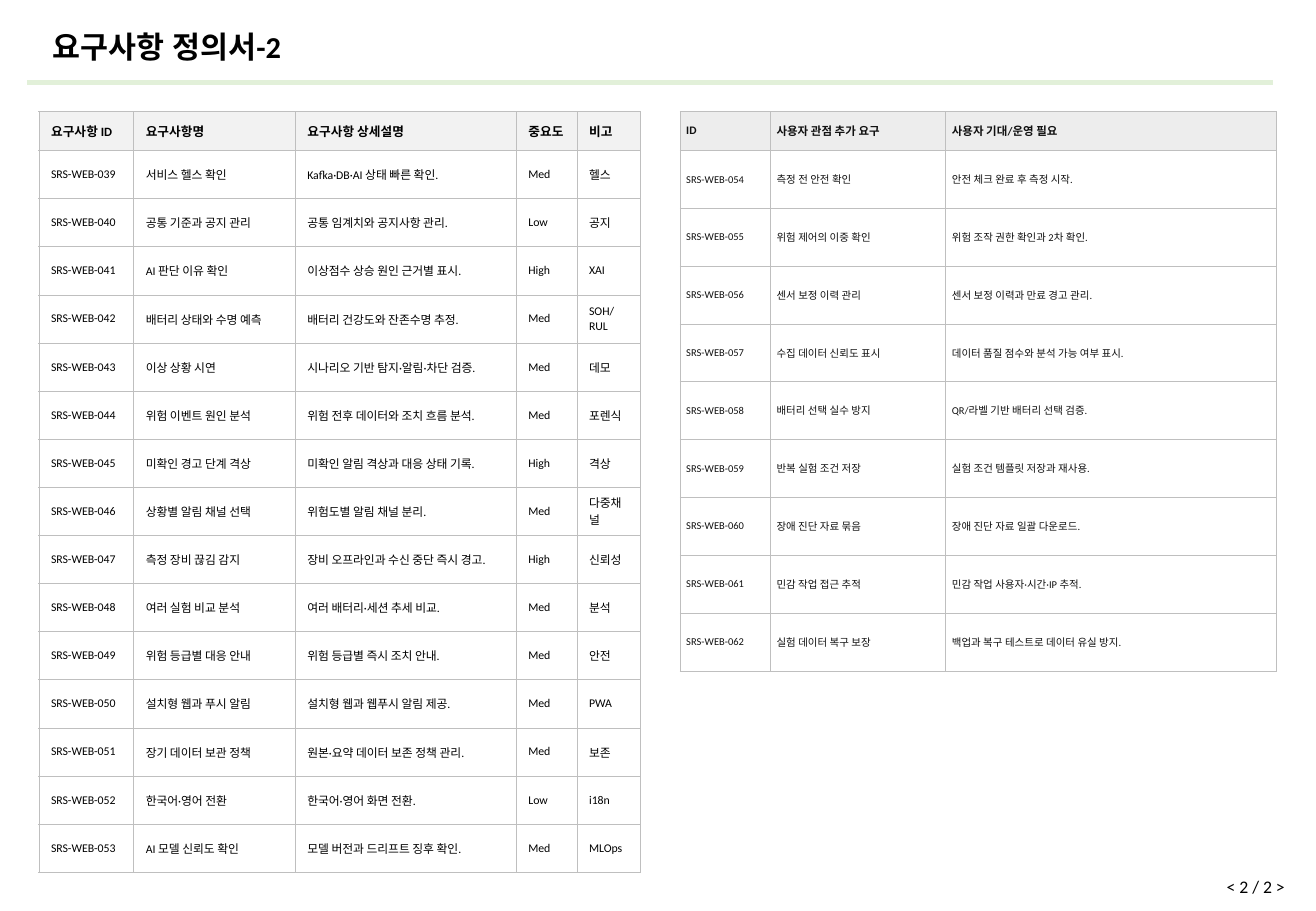
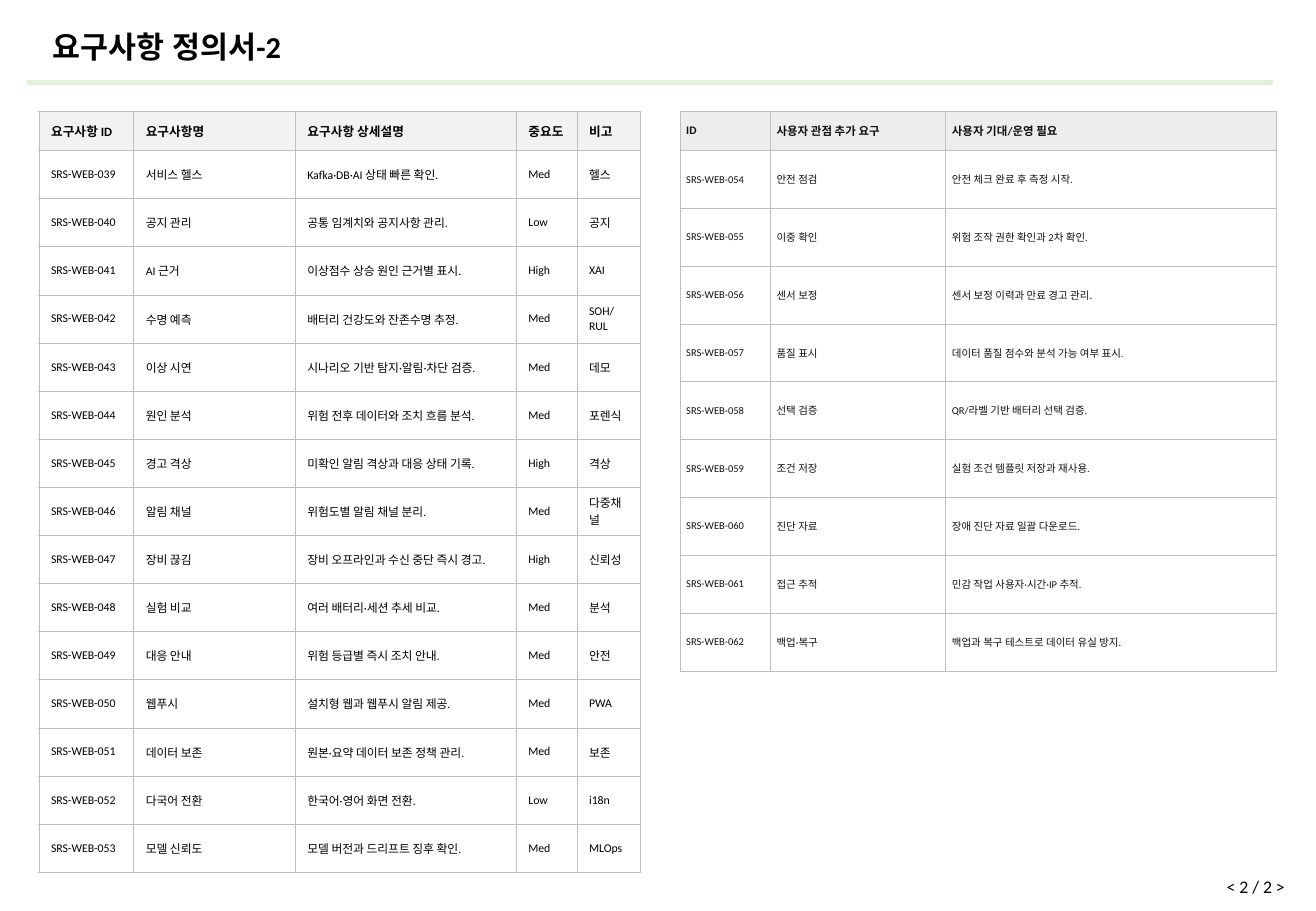
Before and after one commit to ricky30825-creator/BMS, a slide deck: slide 33 of 설계 산출물/설계 산출물_v4_6.29.pptx. Drawn at 1316x911 pixels with LibreOffice and Linux fonts; fonts in the diff are those of the drawing. Boxes give left, top, right and bottom in pixels: in the first picture for what was removed or moved away, otherwise in the second. Text is boxed around its words. In the diff, an @@ line names an element or a change of style, - is before the commit and + after.

```diff
--- a/설계 산출물/설계 산출물_v4_6.29.pptx
+++ b/설계 산출물/설계 산출물_v4_6.29.pptx
@@ table at <box>39,112,640,874</box> @@
-row 2, column 2: 서비스 헬스 확인
+row 2, column 2: 서비스 헬스
-row 3, column 2: 공통 기준과 공지 관리
+row 3, column 2: 공지 관리
-row 4, column 2: AI 판단 이유 확인
+row 4, column 2: AI 근거
-row 5, column 2: 배터리 상태와 수명 예측
+row 5, column 2: 수명 예측
-row 6, column 2: 이상 상황 시연
+row 6, column 2: 이상 시연
-row 7, column 2: 위험 이벤트 원인 분석
+row 7, column 2: 원인 분석
-row 8, column 2: 미확인 경고 단계 격상
+row 8, column 2: 경고 격상
-row 9, column 2: 상황별 알림 채널 선택
+row 9, column 2: 알림 채널
-row 10, column 2: 측정 장비 끊김 감지
+row 10, column 2: 장비 끊김
-row 11, column 2: 여러 실험 비교 분석
+row 11, column 2: 실험 비교
-row 12, column 2: 위험 등급별 대응 안내
+row 12, column 2: 대응 안내
-row 13, column 2: 설치형 웹과 푸시 알림
+row 13, column 2: 웹푸시
-row 14, column 2: 장기 데이터 보관 정책
+row 14, column 2: 데이터 보존
-row 15, column 2: 한국어·영어 전환
+row 15, column 2: 다국어 전환
-row 16, column 2: AI 모델 신뢰도 확인
+row 16, column 2: 모델 신뢰도
@@ table at <box>680,112,1276,671</box> @@
-row 2, column 2: 측정 전 안전 확인
+row 2, column 2: 안전 점검
-row 3, column 2: 위험 제어의 이중 확인
+row 3, column 2: 이중 확인
-row 4, column 2: 센서 보정 이력 관리
+row 4, column 2: 센서 보정
-row 5, column 2: 수집 데이터 신뢰도 표시
+row 5, column 2: 품질 표시
-row 6, column 2: 배터리 선택 실수 방지
+row 6, column 2: 선택 검증
-row 7, column 2: 반복 실험 조건 저장
+row 7, column 2: 조건 저장
-row 8, column 2: 장애 진단 자료 묶음
+row 8, column 2: 진단 자료
-row 9, column 2: 민감 작업 접근 추적
+row 9, column 2: 접근 추적
-row 10, column 2: 실험 데이터 복구 보장
+row 10, column 2: 백업·복구
```
Also in this commit, not shown: 2 other slides changed, 1 other file.
